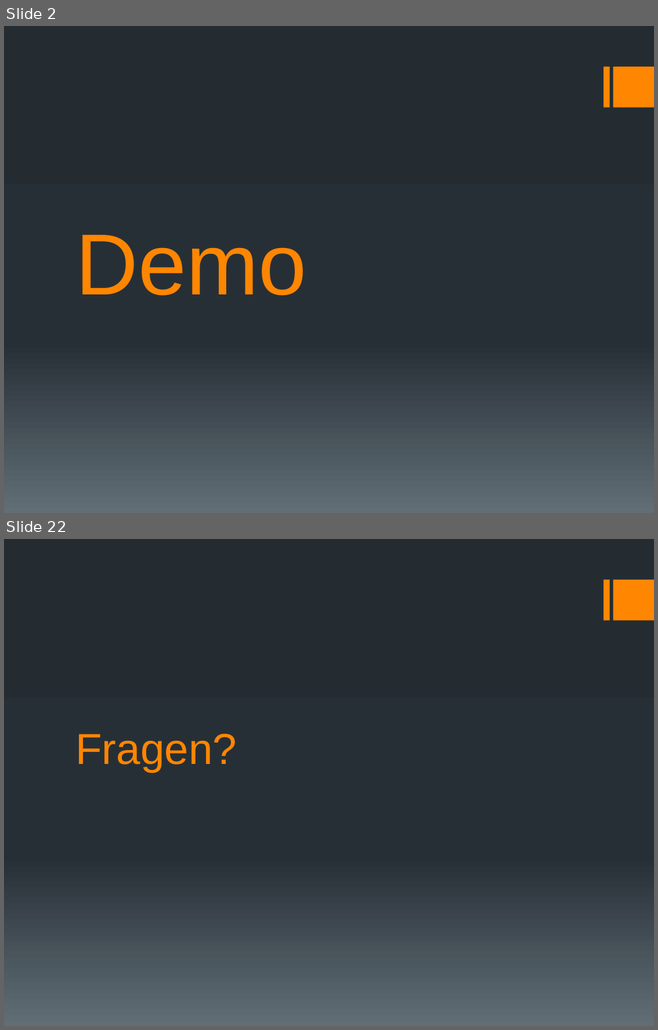
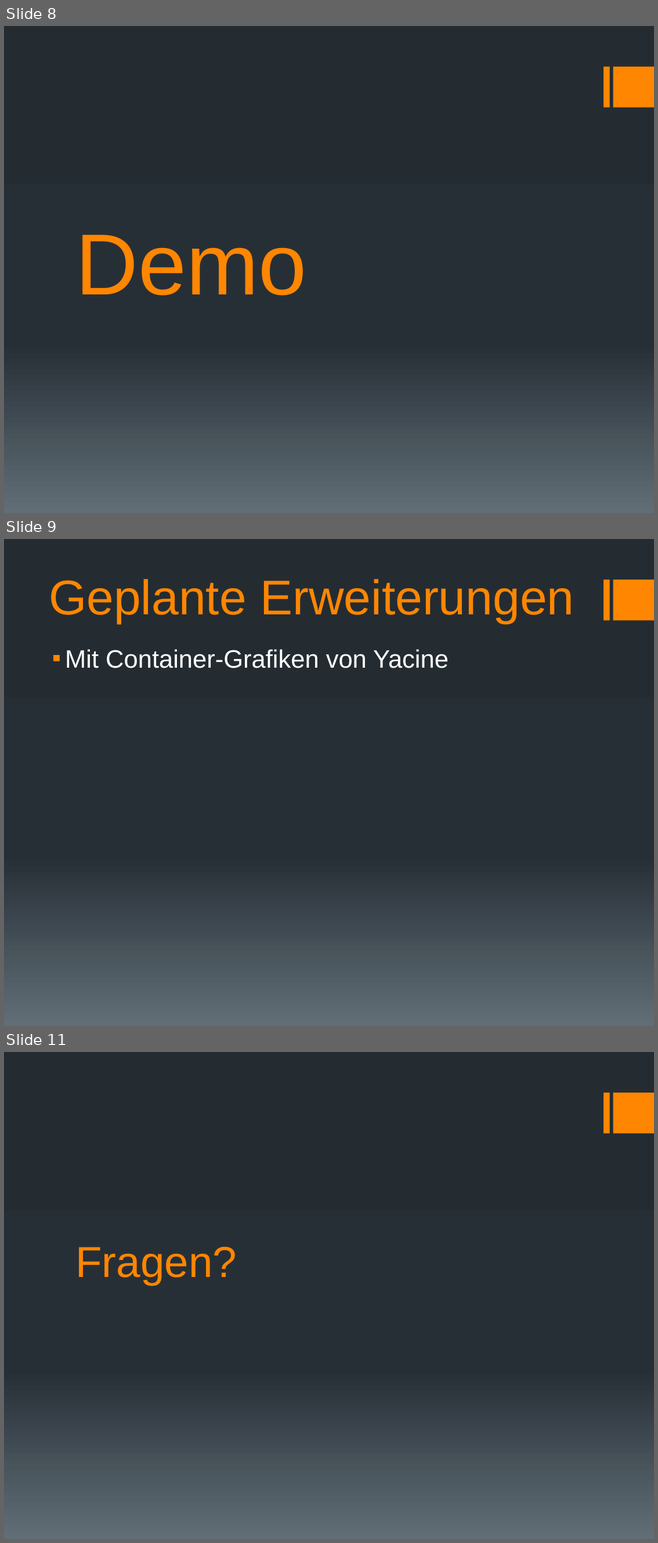
Before and after one commit to docker-apps/Docker, a slide deck: Documents/Schlusspräsentation/Schlussbericht_Präsentation_v1.pptx. Shown one above the other, each under a label of ours: slides 2 and 22 before the commit, slides 8, 9 and 11 after it; the slides between them are not shown. The pictures are 658x1030 and 658x1543 pixels, drawn with LibreOffice and Linux fonts; fonts in the diff are those of the drawing. Boxes give left, top, right and bottom in pixels: in the first picture for what was removed or moved away, otherwise in the second. Text is boxed around its words. In the diff, an @@ line names an element or a change of style, - is before the commit and + after.

```diff
--- a/Documents/Schlusspräsentation/Schlussbericht_Präsentation_v1.pptx
+++ b/Documents/Schlusspräsentation/Schlussbericht_Präsentation_v1.pptx
@@ slide 9 added at <box>4,539,654,1026</box>, background gradient #242C33 to #273037 to #636D76; not listed: 2 template elements that a slide beside it also shows @@
@@ title added at <box>49,579,574,623</box>, 54 pt, text #FF8600 @@
+Geplante Erweiterungen
@@ text added at <box>65,649,448,668</box>, 28 pt, text #FFFFFF @@
+▪ Mit Container-Grafiken von Yacine
@@ what was slide 2 is now slide 8 @@
@@ what was slide 22 is now slide 11 @@
```
Also in this commit, not shown: 7 other slides added, 19 slides removed, 2 other files.
